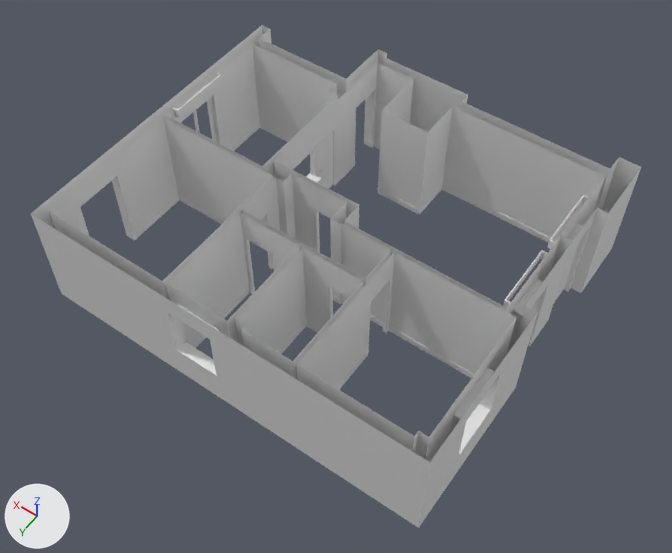
The Blender file Assets/Modelli/arch_base_2b.blend, before and after one commit.
The view is the same before and after, from a 50 mm lens placed at (-8.73, 12.45, 19.26), pointed at (-0.33, 0.68, 0.76). The axes (+X, +Y, +Z) are drawn at lower left. The lights are the same throughout.

The older version as bpy lines, for what is in view:
```python
me_untitled_001 = bpy.data.meshes.new('Untitled.001')
me_untitled_001.from_pydata(...)  # 332 vertices, 296 faces; spans x -5.13..5.24, y -4.5..4.43, z 0.0..0.1
me_untitled_022 = bpy.data.meshes.new('Untitled.022')
me_untitled_022.from_pydata(...)  # 255 vertices, 177 faces, 1 loose edge; spans x -5.43..5.54, y -4.98..4.73, z -0.11..3.0
# before: 43 (-4.84, -1.88, 2.4) at pixel (556, 251), 44 (-5.14, -1.88, 2.4) at pixel (567, 257), 47 (-4.84, -1.88, 3.0) at pixel (561, 234), 48 (-5.14, -1.88, 3.0) at pixel (572, 240)
me_untitled_049 = bpy.data.meshes.new('Untitled.049')
me_untitled_049.from_pydata([(0.0, 0.02, 0.07), (0.0, 0.02, 2.15), (0.0, 0.74, 0.07), (0.0, 0.74, 2.15), (0.01, 0.02, 0.07), (0.01, 0.02, 2.15), (0.01, 0.74, 0.07), (0.01, 0.74, 2.15)], [], [(0, 1, 3, 2), (2, 3, 7, 6), (6, 7, 5, 4), (4, 5, 1, 0), (2, 6, 4, 0), (7, 3, 1, 5)])
ob_mura = bpy.data.objects.new('mura', me_untitled_022)
ob_mura.location = (0.0, 0.0, 0.0)
ob_mura_002 = bpy.data.objects.new('mura.002', me_untitled_001)
ob_mura_002.location = (0.0, 0.0, 0.0)
ob_porta = bpy.data.objects.new('porta', me_untitled_049)
ob_porta.parent = ob_stipiti
ob_porta.matrix_parent_inverse = Matrix(((1.0, 0.0, 0.0, -2.05), (0.0, 1.0, 0.0, 2.111), (0.0, 0.0, 1.0, -1.076), (0.0, 0.0, 0.0, 1.0)))
ob_porta.location = (2.013, -2.489, -0.0654)
```
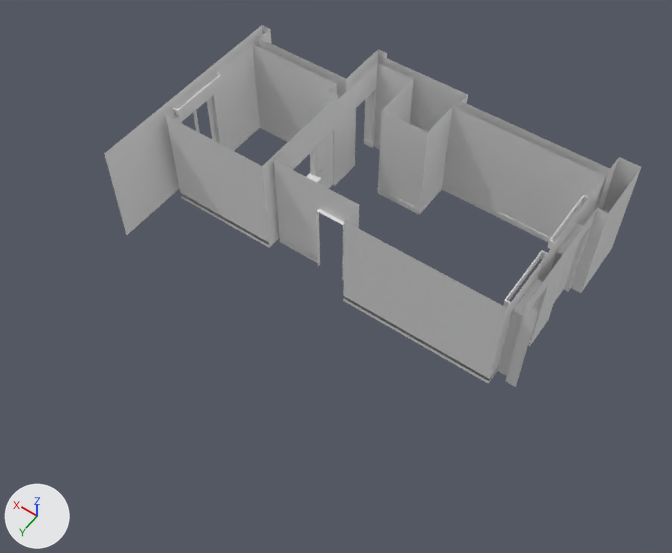
Pixel boxes [x1, y1, x2, y2] of what changed, in the pictures (672 x 553 px):
'mura', reshaped (12% narrower, 28% shorter): before [31, 25, 641, 528]; after [104, 25, 641, 387]
part 1 of me_untitled_022, deleted: before [31, 117, 538, 528]
part 2 of me_untitled_022, deleted: before [556, 235, 573, 255]

The change in detail:
me_untitled_022 is used by ob_mura; location (0.0, 0.0, 0.0).
Verts and faces of me_untitled_022; kept vertices keep their numbers, new ones are numbered from 255.
me_untitled_022 had 255 vertices, 177 faces, 1 loose edge and spanned x -5.43..5.54, y -4.98..4.73, z -0.11..3.0.
me_untitled_022 now has 135 vertices, 86 faces, 1 loose edge and spans x -5.43..5.54, y -4.98..2.29, z -0.11..3.0.
Part 1, on me_untitled_022:
120 vertices are removed from x -5.43..5.54, y 0.14..4.73, z -0.11..3.0.
90 faces are deleted.
Part 2, on me_untitled_022:
Faces deleted: (43, 44, 48, 47).
